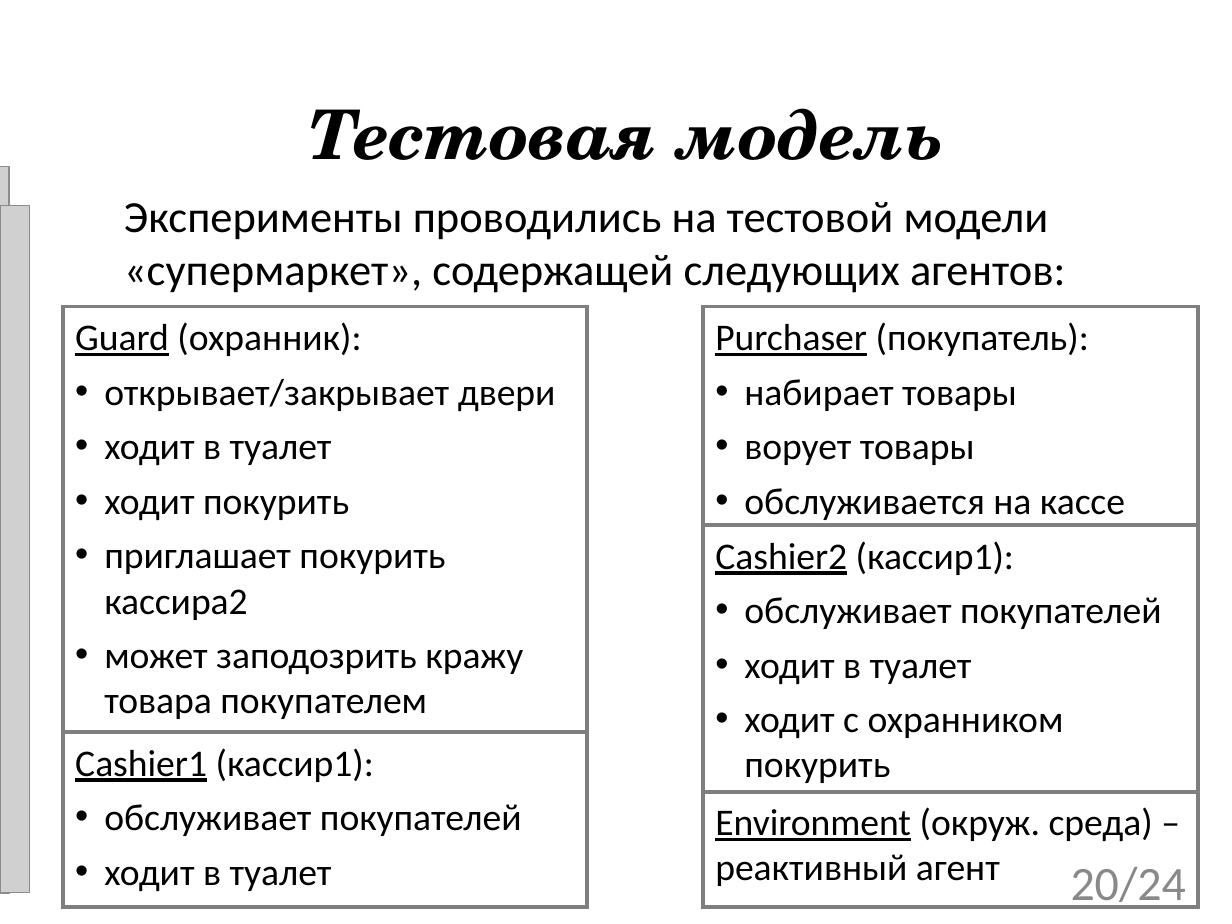
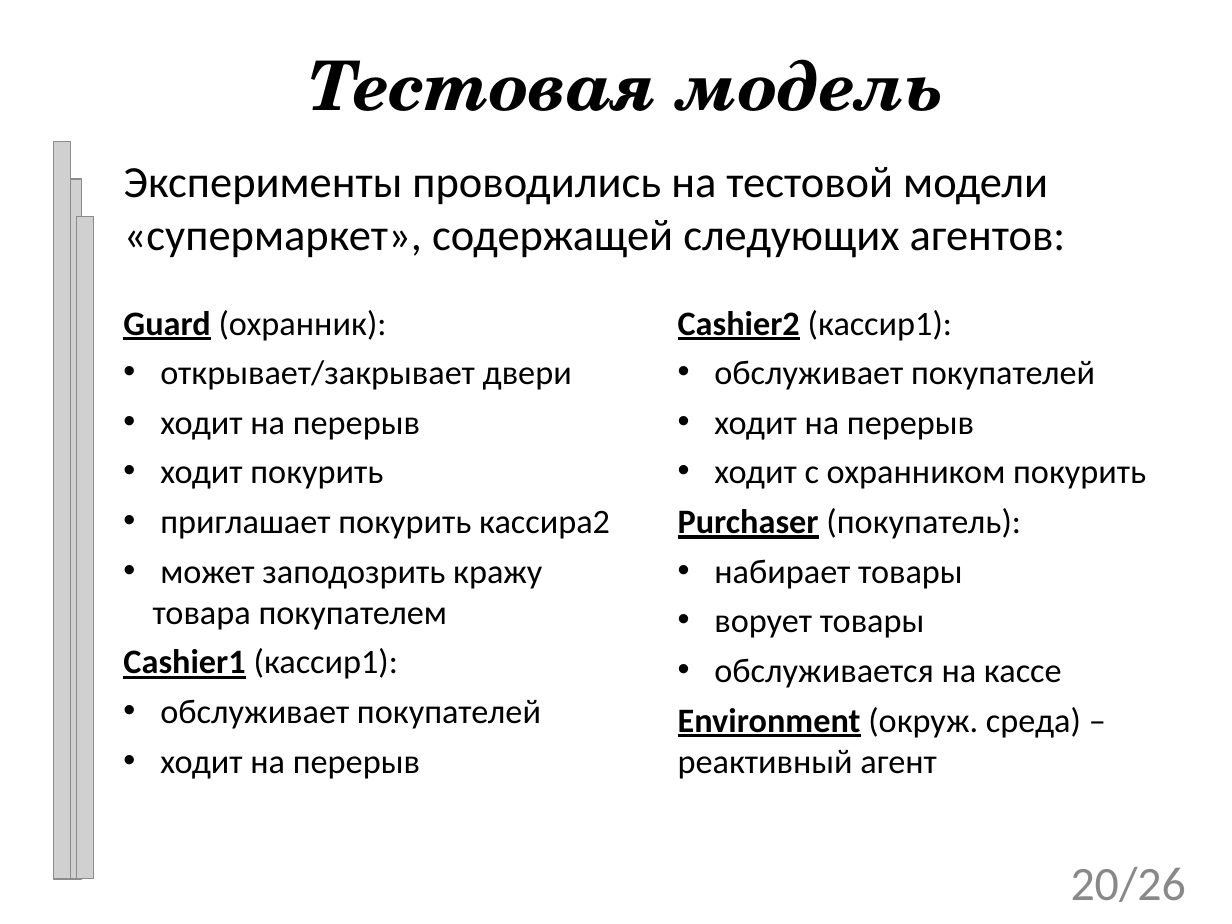
Before and after one commit to tom-trix/SynchAlgorithms, a slide deck: slide 20 of text/Mitrakov.ppt. Drawn at 1232x924 pixels with LibreOffice and Linux fonts; fonts in the diff are those of the drawing; grey boxes stand for pictures; background and template pictures are left out. Boxes give left, top, right and bottom in pixels: in the first picture for what was removed or moved away, otherwise in the second. Text is boxed around its words. In the diff, an @@ line names an element or a change of style, - is before the commit and + after.

```diff
--- a/text/Mitrakov.ppt
+++ b/text/Mitrakov.ppt
@@ title "Тестовая модель": place and size @@
-title "Тестовая модель" at bbox=[308, 108, 944, 160]
+title "Тестовая модель" at bbox=[308, 59, 944, 111]
@@ picture added at bbox=[53, 142, 70, 878] @@
@@ subtitle "Эксперименты проводились на тестовой модели ...": place and size @@
-subtitle "Эксперименты проводились на тестовой модели ..." at bbox=[124, 202, 1066, 293]
+subtitle "Эксперименты проводились на тестовой модели ..." at bbox=[124, 167, 1066, 258]
@@ picture: place and size @@
-picture at bbox=[0, 166, 9, 893]
+picture at bbox=[64, 179, 81, 878]
@@ picture: place and size @@
-picture at bbox=[0, 206, 30, 893]
+picture at bbox=[76, 216, 94, 877]
@@ text "Guard (охранник):": place and size @@
-text "Guard (охранник):" at bbox=[63, 307, 586, 732]
+text "Guard (охранник):" at bbox=[123, 310, 610, 779]
@@ text "Guard (охранник):" at bbox=[123, 310, 610, 779]: outline #7F7F7F 2.01 pt to none @@
@@ text at bbox=[123, 310, 610, 630]: size 22 to 20 pt in "Guard (охранник):", "открывает/закрывает двери", "ходит покурить", "приглашает покурить кассира2" and 1 more places; bold on in "Guard" @@
@@ text added at bbox=[678, 310, 1146, 779], 20 pt, text #000000 @@
+Cashier2 (кассир1):
+• обслуживает покупателей
+• ходит на перерыв
+• ходит с охранником покурить
+Purchaser (покупатель):
+• набирает товары
+• ворует товары
+• обслуживается на кассе
+Environment (окруж. среда) – реактивный агент
@@ rectangle removed at bbox=[703, 307, 1199, 525] @@
-Purchaser (покупатель):
-• набирает товары
-• ворует товары
-• обслуживается на кассе
@@ text at bbox=[160, 417, 420, 440]: text changed; size 22 to 20 pt @@
-• ходит в туалет
+• ходит на перерыв
@@ rectangle removed at bbox=[703, 525, 1199, 791] @@
-Cashier2 (кассир1):
-• обслуживает покупателей
-• ходит в туалет
-• ходит с охранником покурить
@@ text at bbox=[123, 648, 541, 779]: paragraphs added @@
+Cashier1 (кассир1):
+• обслуживает покупателей
+• ходит на перерыв
@@ rectangle removed at bbox=[63, 732, 586, 907] @@
-Cashier1 (кассир1):
-• обслуживает покупателей
-• ходит в туалет
@@ rectangle removed at bbox=[703, 792, 1199, 907] @@
-Environment (окруж. среда) – реактивный агент
@@ page number at bbox=[1071, 867, 1186, 902]: text changed @@
-20/24
+20/26
```
Also in this commit, not shown: 17 other slides changed, 8 slides added, 7 slides removed, 1 other file.
